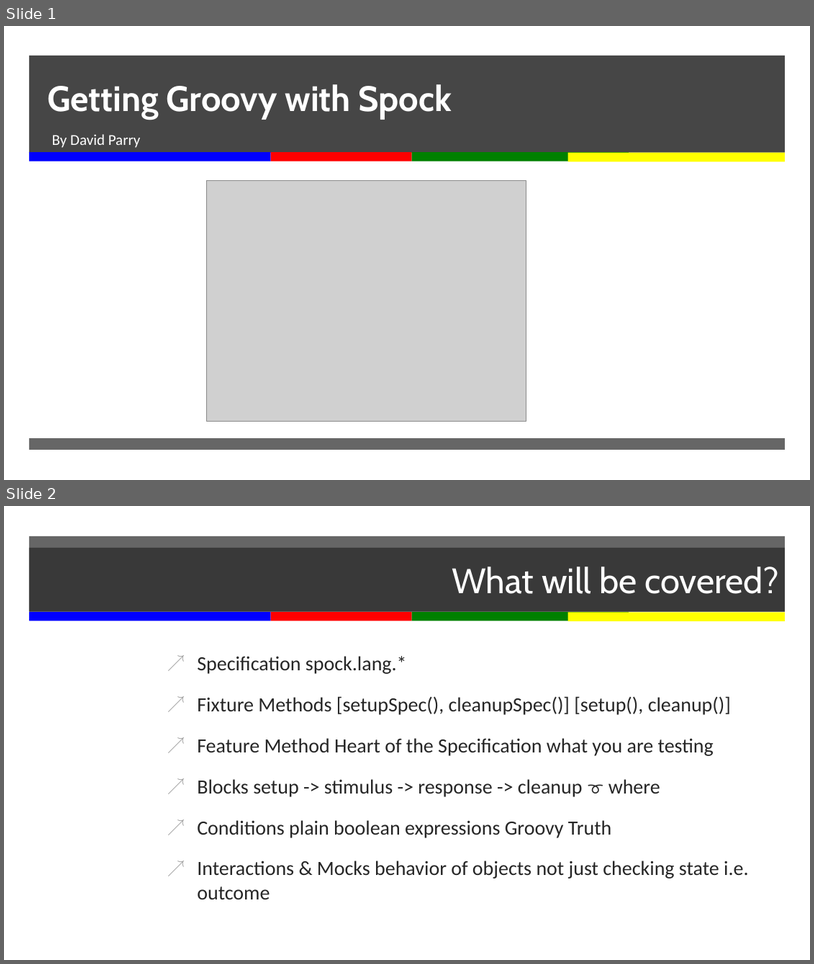
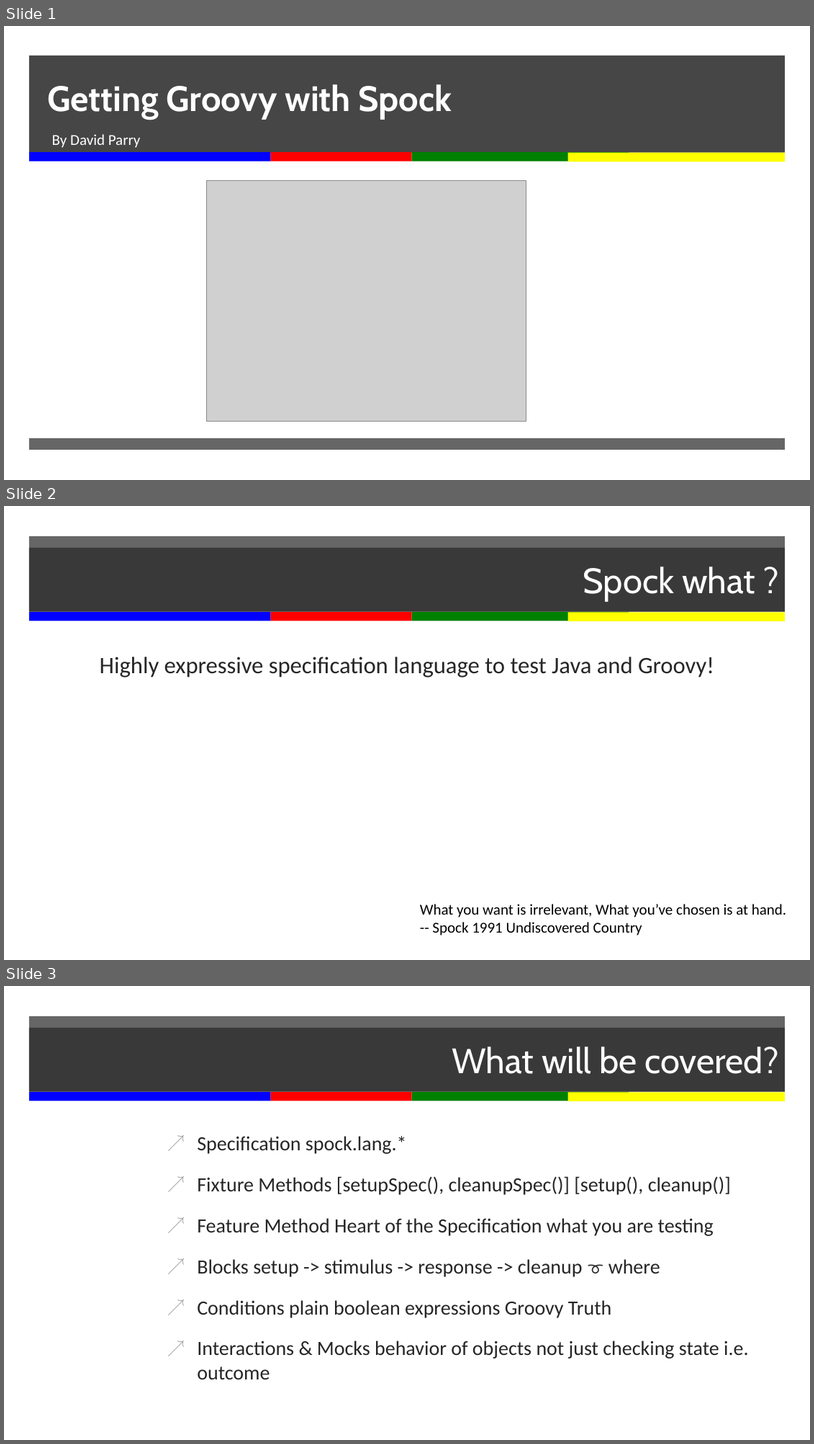
Before and after one commit to davidparry/groovy-spock, a slide deck: presenntation.pptx. Shown one above the other, each under a label of ours: slides 1 and 2 before the commit, slides 1, 2 and 3 after it. The pictures are 814x964 and 814x1444 pixels, drawn with LibreOffice and Linux fonts; fonts in the diff are those of the drawing; grey boxes stand for pictures; background and template pictures are left out. Boxes give left, top, right and bottom in pixels: in the first picture for what was removed or moved away, otherwise in the second. Text is boxed around its words. In the diff, an @@ line names an element or a change of style, - is before the commit and + after.

```diff
--- a/presenntation.pptx
+++ b/presenntation.pptx
@@ slide 2 added at (x1=4, y1=506, x2=810, y2=960), background #FFFFFF; not listed: 5 template elements that a slide beside it also shows @@
@@ title added at (x1=28, y1=548, x2=785, y2=612), fill #262626 at 70% opacity, 42 pt, text #FFFFFF @@
+Spock what ?
@@ text added at (x1=100, y1=656, x2=715, y2=677), 28 pt, text #262626 @@
+Highly expressive specification language to test Java and Groovy!
@@ text added at (x1=420, y1=903, x2=787, y2=935), 18 pt, text #000000 @@
+What you want is irrelevant, What you’ve chosen is at hand.
+-- Spock 1991 Undiscovered Country
@@ what was slide 2 is now slide 3 @@
```
Also in this commit, not shown: 1 slide changed, 4 other files.
